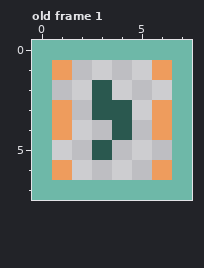
File history of a pixel-art file, assets/maps/raw/spawners.aseprite. Above, as it was before the edit.
8x8 pixels, 1 frame. Shown: old frame 1.
After:
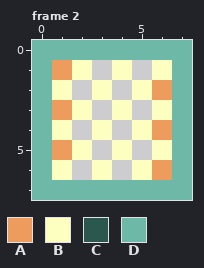
Palette (. is transparent): A #ee9c5d  B #fcffc0  C #2a584f  D #6eb8a8
A new or re-ordered frame is compared with the old frame closest to it.
Edits made:
frames 1 -> 2
Frame 2 is new; against old frame 1:
There is now colour A in row 2 at x 6; in row 5 at x 1.
There is now colour B in row 1 at x 2 and 4; in row 2 at x 1 and 5; in row 3 at x 2; in row 4 at x 3 and 5; in row 5 at x 2, 4 and 6; in row 6 at x 3 and 5.
The edit turns colour A into colour B in row 1 at x 6; in row 3 at x 6; in row 4 at x 1; in row 6 at x 1.
The edit turns colour C into colour B in row 2 at x 3; in row 3 at x 4.
The author cleared colour C in row 3 at x 3; in row 4 at x 4; in row 5 at x 3.
Boxes around the changes in both pictures, in picture pixels (x1, y1, x2, y2):
changed: (52, 60, 172, 180)
